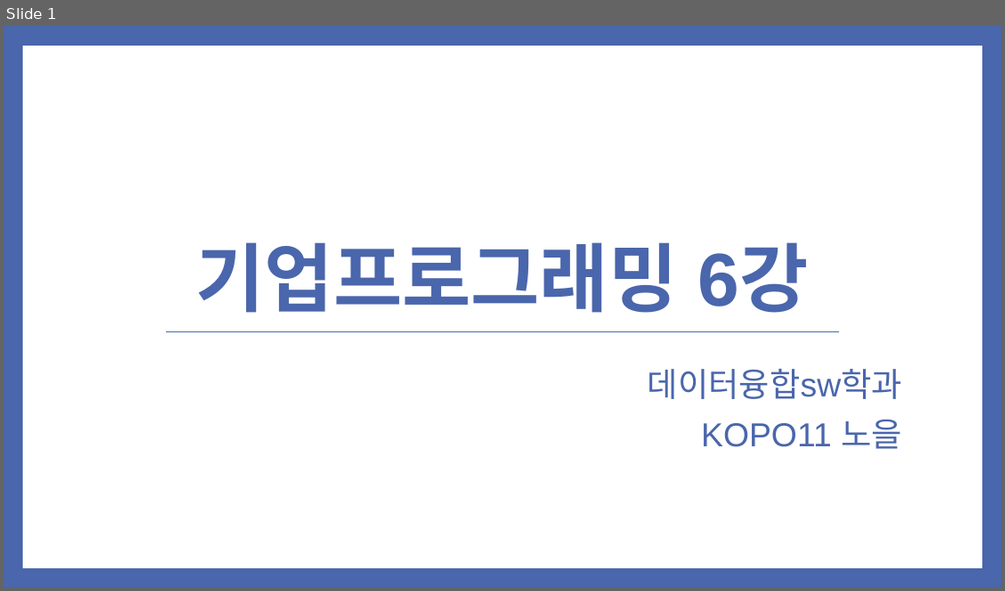
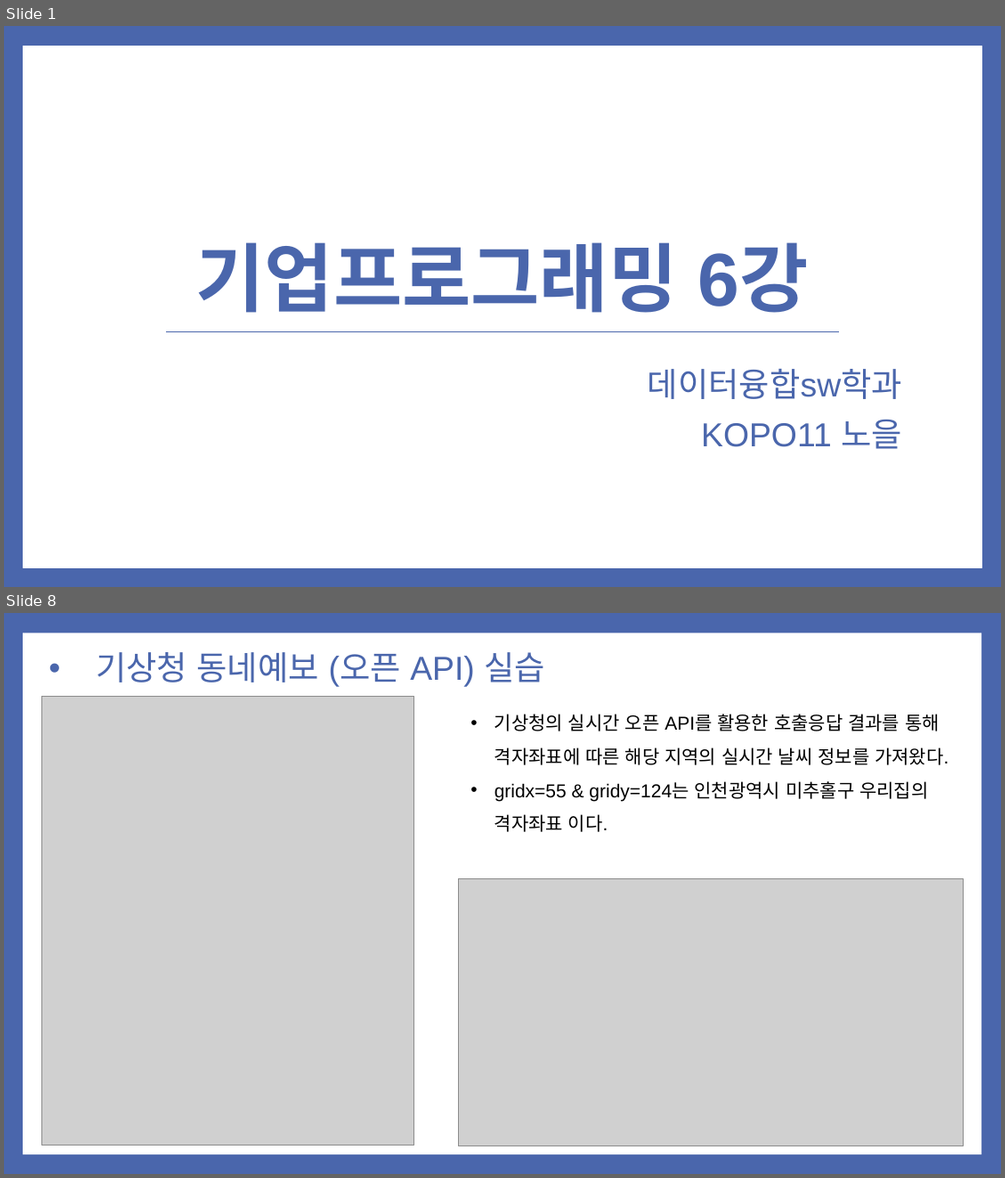
Before and after one commit to noheul1030/KOPO-HTML, a slide deck: 과제PPT/기업업무 6강.pptx. Shown one above the other, each under a label of ours: slide 1 before the commit, slides 1 and 8 after it; the slides between them are not shown. The pictures are 1005x591 and 1005x1178 pixels, drawn with LibreOffice and Linux fonts; fonts in the diff are those of the drawing; grey boxes stand for pictures. Boxes give left, top, right and bottom in pixels: in the first picture for what was removed or moved away, otherwise in the second. Text is boxed around its words. In the diff, an @@ line names an element or a change of style, - is before the commit and + after.

```diff
--- a/과제PPT/기업업무 6강.pptx
+++ b/과제PPT/기업업무 6강.pptx
@@ slide 8 added at box(4, 613, 1001, 1174), background #4A66AC @@
@@ rectangle added at box(23, 633, 981, 1154), fill #FFFFFF @@
@@ text added at box(96, 652, 545, 687), 32 pt, text #4A66AC @@
+• 기상청 동네예보 (오픈 API) 실습
@@ picture added at box(41, 697, 413, 1145) @@
@@ text added at box(494, 714, 948, 832), 18 pt, text #000000 @@
+• 기상청의 실시간 오픈 API를 활용한 호출응답 결과를 통해 격자좌표에 따른 해당 지역의 실시간 날씨 정보를 가져왔다.
+• gridx=55 & gridy=124는 인천광역시 미추홀구 우리집의 격자좌표 이다.
@@ picture added at box(459, 878, 963, 1145) @@
```
Also in this commit, not shown: 3 slides changed, 7 other slides added, 5 slides removed.
